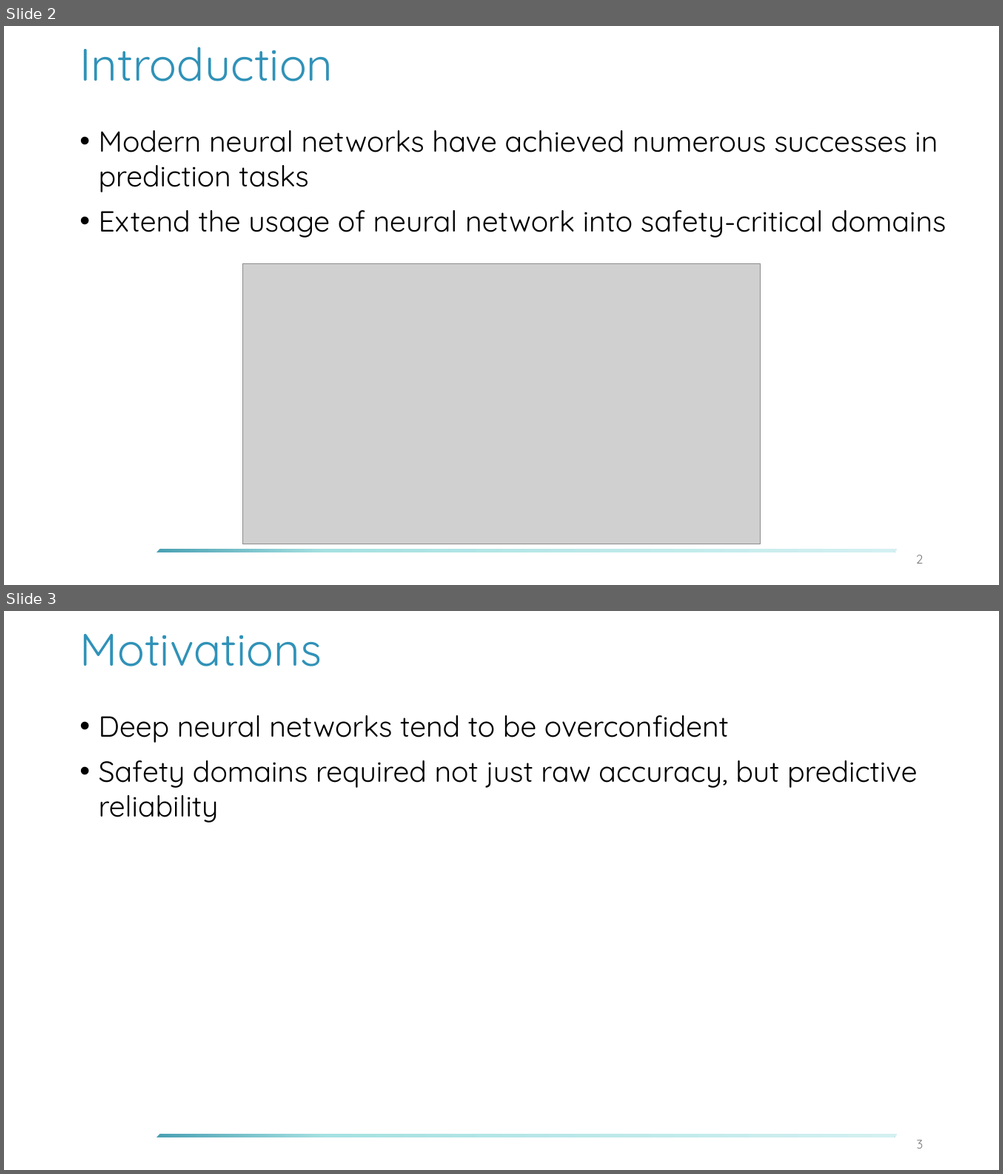
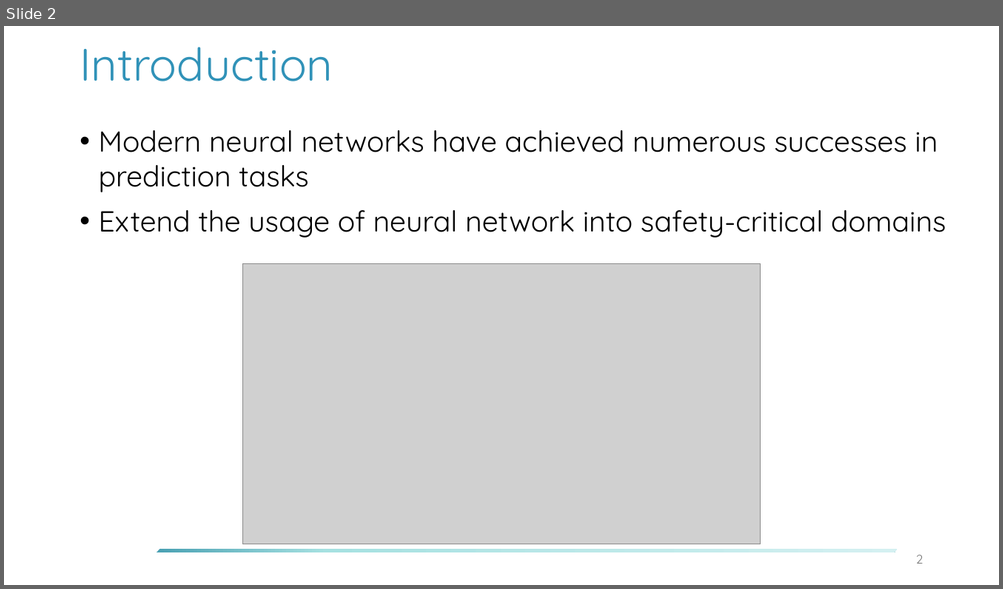
Before and after one commit to tuananhlevan/IntroToAI-Project, a slide deck: Slide.pptx. Shown one above the other, each under a label of ours: slides 2 and 3 before the commit, slide 2 after it. The pictures are 1003x1174 and 1003x589 pixels, drawn with LibreOffice and Linux fonts; fonts in the diff are those of the drawing; grey boxes stand for pictures; background and template pictures are left out. Boxes give left, top, right and bottom in pixels: in the first picture for what was removed or moved away, otherwise in the second. Text is boxed around its words. In the diff, an @@ line names an element or a change of style, - is before the commit and + after.

```diff
--- a/Slide.pptx
+++ b/Slide.pptx
@@ slide 3 removed at [4, 611, 999, 1170], background #FFFFFF; not listed: 1 template element that a slide beside it also shows @@
@@ title removed at [79, 634, 321, 667] @@
-Motivations
@@ text removed at [99, 715, 917, 823] @@
-• Deep neural networks tend to be overconfident
-• Safety domains required not just raw accuracy, but predictive reliability
@@ page number removed at [916, 1140, 923, 1149] @@
-3
```
Also in this commit, not shown: 1 slide added, 1 other file.
